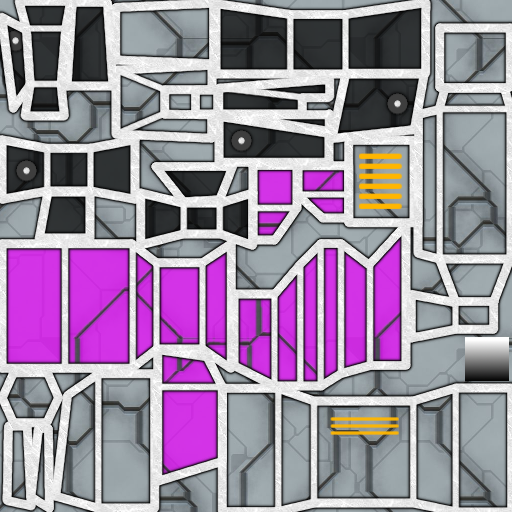
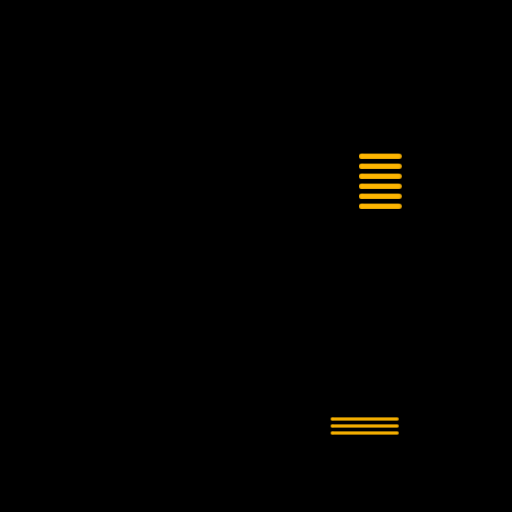
Two versions of the same layered image (512×512). Layer-by-layer changes:
hid "perimetro" over left=0, top=0, right=512, bottom=512
hid "perimetro copia" over left=0, top=0, right=512, bottom=512
hid "COLORE" over left=0, top=165, right=407, bottom=477
hid "PERNO copia #2" over left=0, top=25, right=31, bottom=56
hid "PERNO copia #1" over left=11, top=155, right=42, bottom=186
hid "PERNO copia" over left=382, top=88, right=413, bottom=119
hid "PERNO" over left=226, top=125, right=257, bottom=156
hid "SCURO" over left=0, top=0, right=430, bottom=243
hid "SFUMA" over left=465, top=337, right=509, bottom=381
added layer "sfondo col" above "sfondo copia" over left=0, top=0, right=512, bottom=512
hid "sfondo copia" over left=0, top=0, right=512, bottom=512
